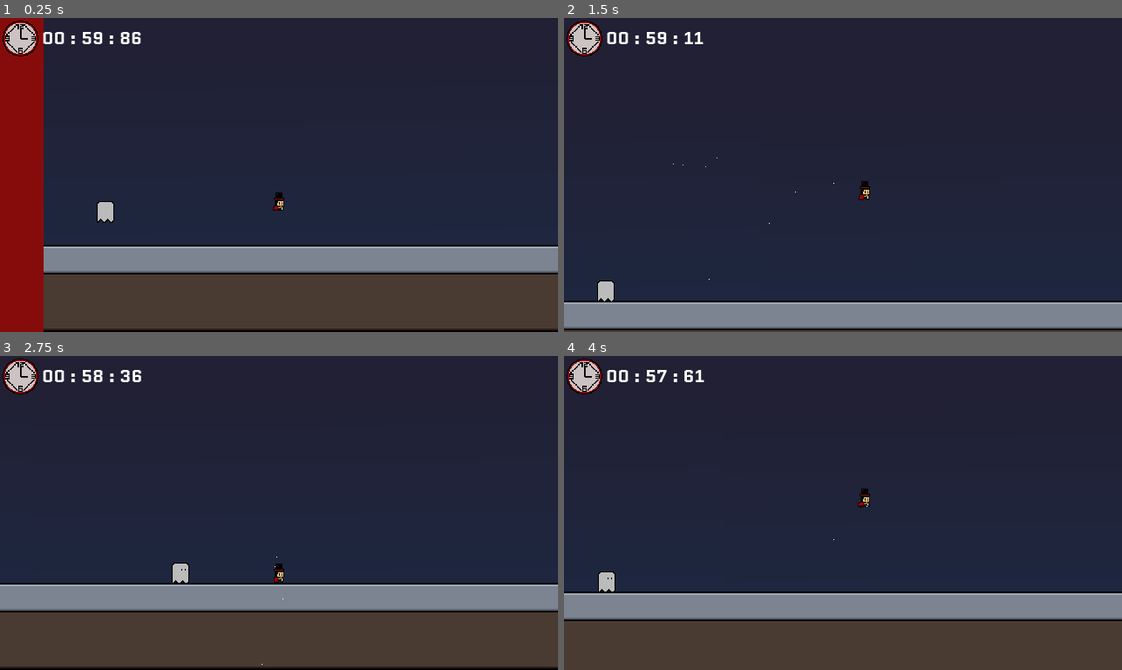
Above: before the commit, frames 1-4 (two rows, left to right).
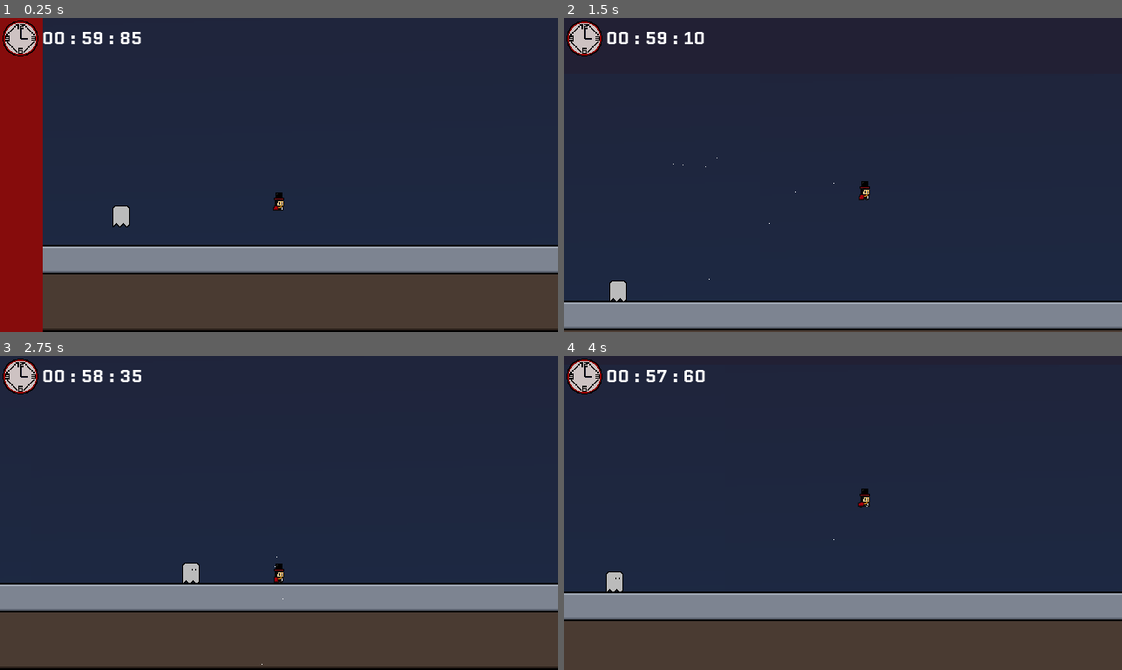
Above: after the commit, the same moments.

Repository: d3V-E/Ghost-Runner
Game: Godot game, scene res://scenes/main_game.tscn
The game is run twice, just before and just after one commit, with the same random seed, the same clock (stepped at 60 frames per second) and the same inputs.
Inputs (mouse positions are in pixels of both pictures, inside the frame that each line leads up to):
- Up to frame 1 (0.25 s): no input
- Up to frame 2 (1.5 s): tap Enter (ui_accept) at 0.5, 0.77 s; move the mouse to (965, 159) at 0.52 s; hold Right (ui_right) from 0.53 s (still down); tap Q (dash) at 0.6 s; click (965, 159) at 0.67 s; move the mouse to (731, 190) at 1.27 s; tap Alt at 1.35 s
- Up to frame 3 (2.75 s): tap Enter (ui_accept) at 1.52 s; move the mouse to (334, 443) at 2.02 s; release Right (ui_right) at 2.03 s; hold Left from 2.03 s (still down); tap Shift at 2.1 s
- Up to frame 4 (4 s): move the mouse to (815, 575) at 2.77 s; release Left at 2.78 s; hold Right (ui_right) from 2.78 s (still down); tap Q (dash) at 2.85 s; click (815, 575) at 2.92 s; tap Enter (ui_accept) at 3.02, 3.77 s; move the mouse to (1010, 560) at 3.52 s; tap Alt at 3.6 s

The runs differ from the first frame. In frame 1, 0.6% of the frame differs, in the area x 7-26%, y 0-100%; in frame 2, 0.4%; in frame 3, 0.3%; in frame 4, 0.3%.

Commit message:
Lag fix

Diff:
--- a/scenes/main_game.tscn
+++ b/scenes/main_game.tscn
@@ -208,6 +208,8 @@
 
 [node name="Background" type="Sprite2D" parent="Visual Ground" unique_id=1636706226]
 z_index = -1
+position = Vector2(0, -179.99998)
+scale = Vector2(1, 1.9999999)
 texture = ExtResource("2_0rdsr")
 
 [node name="BackgroundSky" type="Sprite2D" parent="Visual Ground" unique_id=2146239580]
@@ -309,8 +311,8 @@
 script = ExtResource("6_8xp80")
 
 [node name="Red Barrier" type="Sprite2D" parent="Barrier Node" unique_id=1990127373]
-position = Vector2(-1280, -305)
-scale = Vector2(4, 3.6944444)
+position = Vector2(-641, -3.1232834e-05)
+scale = Vector2(2, 2)
 texture = ExtResource("5_wjob3")
 
 [node name="Barrier Area" type="Area2D" parent="Barrier Node/Red Barrier" unique_id=2001151322]
--- a/scripts/main_game.gd
+++ b/scripts/main_game.gd
@@ -3,7 +3,7 @@
 @onready var player = $"Player"
 @onready var part = $"Visual Ground"
 @onready var background = $"Visual Ground/BackgroundSky"
-@onready var barrier = $"Visual Ground/Red Barrier"
+@onready var barrier = $"Barrier Node/Red Barrier"
 @onready var ghostuser = $Ghost
 @onready var text = $"UI Canvas/Header"
 
@@ -14,7 +14,7 @@
 @onready var ghost5 = $Ghost4
 
 
-const save_path = "user://userdata.saves"
+const save_path = "user://userdata.savesss"
 
 signal ghosts_changed
 
@@ -27,7 +27,8 @@
 var partheight = 360
 var time = 6000
 var ghosts = 1
-
+var trackx = 0
+var tracky = 0
 
 func save_data():
 	var data = {
@@ -60,36 +61,48 @@
 	text.visible = false
 	gameovertrigger = false
 	runs += 1
+	trackx = part.global_position.x + partwidth
+	tracky = background.global_position.y - partheight
 	#ghostduplicate()
 
 func _process(_delta):
-	if player.global_position.x > part.global_position.x:
+	@warning_ignore("integer_division")
+	if player.global_position.x >= trackx - (partwidth - 100):
 		duplicatepart()
-	if player.global_position.y > background.global_position.y:
+	@warning_ignore("integer_division")
+	if player.global_position.y <= tracky + (partheight / 2):
 		duplicatebackground()
 
 func duplicatepart():
+	if partcount[-1].global_position.x >= trackx:
+		return
 	var clone = part.duplicate()
-	clone.global_position.x = part.global_position.x + partwidth
+	clone.global_position.x = trackx
 	clone.global_position.y = part.global_position.y
+	clone.z_index = 0
 	add_child(clone)
 	partcount.append(clone)
 	part = clone
+	trackx += partwidth
 	if partcount.size() > 3:
 		var oldpart = partcount.pop_front()
 		oldpart.queue_free()
 
+
 func duplicatebackground():
 	var cloneb = background.duplicate()
 	cloneb.global_position.x = background.global_position.x
-	cloneb.global_position.y = background.global_position.y - partheight
+	cloneb.global_position.y = tracky
 	cloneb.z_index = -1
 	add_child(cloneb)
 	backgroundcount.append(cloneb)
 	background = cloneb
-	#if backgroundcount.size() > 3:
-		#var oldb = backgroundcount.pop_front()
-		#oldb.queue_free()
+	tracky -= partheight
+	if backgroundcount.size() > 3:
+		var oldb = backgroundcount.pop_front()
+		oldb.queue_free()
+
+
 #func _on_test_timeout():
 	#print(player.global_position.x)
 	#print(player.global_position.y)
@@ -104,13 +117,13 @@
 		$"UI Canvas/Timer Text".text = "00 : 00 : 00"
 		win()
 	else:
+		time -= 1
 		@warning_ignore("integer_division")
 		var minute = int(time / 6000)
 		@warning_ignore("integer_division")
 		var seconds = int(time / 100)% 60
 		var centi = int(time) % 100
 		$"UI Canvas/Timer Text".text = "%02d : %02d : %02d" % [minute , seconds , centi]
-		time -= 1
 
 #func ghostduplicate():
 	#for i in range(ghosts):
@@ -134,70 +147,43 @@
 		return
 	ghosts += 1
 	emit_signal("ghosts_changed")
+	$"UI Canvas/Timer Image/Timer".stop()
 	text.visible = true
 	$"UI Canvas/Header".text = "YOU LOSE"
 	save_data()
+	await get_tree().create_timer(1.5).timeout
+	get_tree().reload_current_scene()
 
 
 func ghostupd():
-	if ghosts == 1:
-		ghost1.visible = true
-		ghost2.visible = false
-		ghost3.visible = false
-		ghost4.visible = false
-		ghost5.visible = false
-		ghost2.queue_free()
-		ghost3.queue_free()
-		ghost4.queue_free()
-		ghost5.queue_free()
-	elif ghosts == 2:
-		ghost1.visible = true
-		ghost2.visible = true
-		ghost3.visible = false
-		ghost4.visible = false
-		ghost5.visible = false
-		ghost3.queue_free()
-		ghost4.queue_free()
-		ghost5.queue_free()
-	elif ghosts == 3:
-		ghost1.visible = true
-		ghost2.visible = true
-		ghost3.visible = true
-		ghost4.visible = false
-		ghost5.visible = false
-		ghost4.queue_free()
-		ghost5.queue_free()
-	elif ghosts == 4:
-		ghost1.visible = true
-		ghost2.visible = true
-		ghost3.visible = true
-		ghost4.visible = true
-		ghost5.visible = false
-		ghost5.queue_free()
-	elif ghosts >= 5:
-		ghost1.visible = true
-		ghost2.visible = true
-		ghost3.visible = true
-		ghost4.visible = true
-		ghost5.visible = true
-
+	ghosts = clamp(ghosts, 1,5)
+	ghost1.visible = (ghosts >= 1)
+	ghost2.visible = (ghosts >= 2)
+	ghost3.visible = (ghosts >= 3)
+	ghost4.visible = (ghosts >= 4)
+	ghost5.visible = (ghosts >= 5)
 
 
 func _on_ghost_area_body_entered(body: Node2D):
 	if body.name == "Player":
 		if gameovertrigger == false:
 			gameover()
+			print("1")
 		gameovertrigger = true
 
 
 func win():
 	text.visible = true
 	$"UI Canvas/Header".text = "YOU WIN"
+	$"UI Canvas/Timer Image/Timer".stop()
+	await get_tree().create_timer(1.5).timeout
+	get_tree().reload_current_scene()
 
 func _on_ghost_area_1_body_entered(body: Node2D):
 	if body.name == "Player":
 		if gameovertrigger == false:
 			gameover()
+			print("2")
 		gameovertrigger = true
 
 
@@ -207,6 +193,7 @@
 	if body.name == "Player":
 		if gameovertrigger == false:
 			gameover()
+			print("3")
 		gameovertrigger = true
 
 
@@ -217,6 +204,7 @@
 	if body.name == "Player":
 		if gameovertrigger == false:
 			gameover()
+			print("4")
 		gameovertrigger = true
 
 
@@ -227,4 +215,5 @@
 	if body.name == "Player":
 		if gameovertrigger == false:
 			gameover()
-		gameovertrigger = true
+			print("5")
+		gameovertrigger = true
--- a/scripts/red_barrier.gd
+++ b/scripts/red_barrier.gd
@@ -3,18 +3,19 @@
 
 var speed = 200
 var barrierwidth = 360
-
+var barriercount = []
+var barriery = 0
 
 @onready var red = $"Red Barrier"
 
 func _ready():
-	pass
-
+	barriercount.append(red)
+	barriery = red.global_position.y - 360
 
 
 func _process(delta):
 	var player = %Player
-	if player.global_position.y > red.global_position.y:
+	if player.global_position.y <= barriery:
 		duplicateheight()
 	if player:
 		var direction = 1
@@ -23,6 +24,11 @@
 
 func duplicateheight():
 	var cloneht = red.duplicate()
-	cloneht.global_position.y = red.global_position.y
+	cloneht.global_position.y = barriery
 	add_child(cloneht)
+	barriercount.append(cloneht)
 	red = cloneht
+	barriery -= 360
+	if barriercount.size() > 3:
+		var oldbar = barriercount.pop_front()
+		oldbar.queue_free()
Not shown, changed: export_presets.cfg
